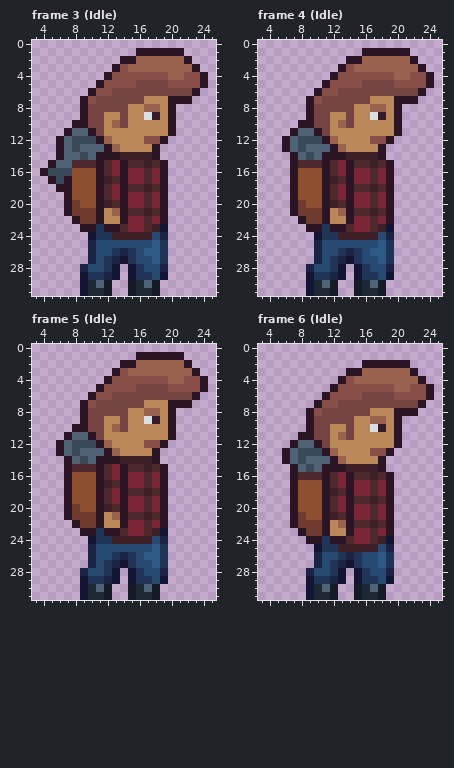
Two versions of one pixel-art file, Aseprite/Player.ase. This is how it looked before the edit.
32x32 pixels, 8 frames. Colours within 5 levels of each other are drawn and written as one. Shown: frame 3 (Idle): x 3..25, y 0..31; frame 4 (Idle): x 3..25, y 0..31; frame 5 (Idle): x 3..25, y 0..31; frame 6 (Idle): x 3..25, y 0..31. The commit also changed other frames, which this record leaves out.
New version:
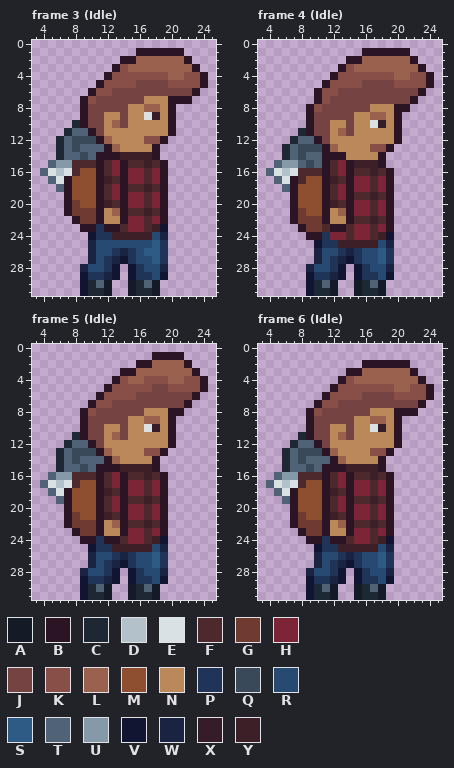
Palette (. is transparent): A #141b27  B #2b1424  C #1e2734  D #b3c2ca  E #dae1e5  F #4d282c  G #6f3b31  H #7b2536  J #754442  K #884e48  L #9b614f  M #8e4e30  N #bb885a  P #203457  Q #3a4959  R #264a71  S #2d5b85  T #506275  U #859aa9  V #121532  W #1b2343  X #361b28  Y #3d1f28
From the commit log: Updated player idle animation
Changes in this commit:
--- frame 3 (Idle)
@@ x 3..10 @@
  9 ......BJ
-10 .....BBJ
-11 ....BTTB
-12 ...BTQQQ
-13 ...BTQTT
-14 ...BTTQT
-15 ..BTTFFF
-16 .BQQQMMM
-17 ..BQBMMM
-18 ...BBMMM
+10 .....CBJ
+11 ....CTTB
+12 ...CTQQQ
+13 ...CTQTT
+14 ...CTTQT
+15 ..TUUFFF
+16 .TEDEFMM
+17 ..TEBMMM
+18 ...TBMMM
 19 ....BMMM
--- frame 4 (Idle)
@@ x 3..25 @@
  6 .......BKKJJJJJJJJJJB..
- 7 ......BKJJJJJJNNNBBB...
- 8 ......BJJJJJNNLLNB.....
- 9 ......BJJNNJNNEXNB.....
-10 .....BBJJNLJNNNNNB.....
-11 ....BTTBJNNNNNNNNB.....
-12 ...BTQQQBLNNNNKKB......
-13 ...BTQTTTBLNNNNB.......
-14 ....BTQTBBBYYYYB.......
-15 ....BFFFBFHBFFYFB......
-16 ....BMMMBFHBHHFHB......
-17 ....BMMMBYFBHHFHB......
-18 ....BMMMBFHBFFYFB......
-19 ....BMMMBFHBHHFHB......
-20 ....BGMMBYFBHHFHB......
-21 ....BGGGBNLBFFYFB......
-22 .....BGGBNNBHHFHB......
-23 ......BBPBBFHHFYV......
-24 .......VPPYYYYYRW......
-25 .......WRRRRRRRSP......
-26 .......WRRPWPRSSP......
+ 7 .......BKJJJJJJJJJJB...
+ 8 ......BKJJJJJJNNNBB....
+ 9 ......BJJJJJNNLLNB.....
+10 ......BJJNNJNNEXNB.....
+11 .....CBJJNLJNNNNNB.....
+12 ....CTTBJNNNNNNNNB.....
+13 ...CTQQQBLNNNNKKB......
+14 ...CTQTTBBBNNNNB.......
+15 ..TUUTQTBFHBYYYB.......
+16 .TEDEFFFBFHBFFYFB......
+17 ..TEBFMMBYFBHHFHB......
+18 ...TBMMMBFHBHHFHB......
+19 ....BMMMBFHBFFYFB......
+20 ....BMMMBYFBHHFHB......
+21 ....BGMMBNLBHHFHB......
+22 ....BGGGBNNBFFYFB......
+23 .....BGGFBBFHHFHB......
+24 ......BBPHHFHHFYV......
+25 .......VPPYYYYYRW......
+26 .......WRRPWPRRSP......
 27 .......WRPWVPRRSP......
--- frame 5 (Idle)
@@ x 3..25 @@
  0 .......................
- 1 .............BBBBBB....
- 2 ...........BBLLLLLLB...
- 3 ..........BKLLLLLLLLB..
- 4 .........BKKKKKKKLLKKB.
- 5 ........BKKKKJJJJKKKKB.
- 6 .......BKKJJJJJJJJJJB..
- 7 ......BKJJJJJJNNNBBB...
- 8 ......BJJJJJNNLLNB.....
- 9 ......BJJNNJNNEXNB.....
-10 .....BBJJNLJNNNNNB.....
-11 ....BTTBJNNNNNNNNB.....
-12 ...BTQQQBLNNNNKKB......
-13 ...BTQTTTBLNNNNB.......
-14 ....BTQTBBBYYYYB.......
-15 ....BFFFBFHBFFYFB......
-16 ....BMMMBFHBHHFHB......
-17 ....BMMMBYFBHHFHB......
-18 ....BMMMBFHBFFYFB......
-19 ....BMMMBFHBHHFHB......
-20 ....BGMMBYFBHHFHB......
-21 ....BGGGBNLBFFYFB......
-22 .....BGGBNNBHHFHB......
-23 ......BBPBBFHHFYV......
-24 .......VPPYYYYYRW......
-25 .......WRRRRRRRSP......
-26 .......WRRPWPRSSP......
+ 1 ...............BBBB....
+ 2 .............BBLLLLB...
+ 3 ...........BBLLLLLLLB..
+ 4 ..........BKLLKKKLLKKB.
+ 5 .........BKKKKKJJKKKKB.
+ 6 ........BKKKKJJJJJJJB..
+ 7 .......BKKJJJJJJJJJB...
+ 8 ......BKJJJJJJNNNBB....
+ 9 ......BJJJJJNNLLNB.....
+10 ......BJJNNJNNEXNB.....
+11 .....CBJJNLJNNNNNB.....
+12 ....CTTBJNNNNNNNNB.....
+13 ...CTQQQBLNNNNKKB......
+14 ...CTQTTTBLNNNNB.......
+15 ...CTTQTBBBYYYYB.......
+16 ..TUUFFFBFHBFFYFB......
+17 .TEDEFMMBFHBHHFHB......
+18 ..TEBMMMBYFBHHFHB......
+19 ...TBMMMBFHBFFYFB......
+20 ....BMMMBFHBHHFHB......
+21 ....BGMMBYFBHHFHB......
+22 ....BGGGBNLBFFYFB......
+23 .....BGGBNNBHHFHB......
+24 ......BBPBBFHHFYV......
+25 .......VPPYYYYYRW......
+26 .......WRRPWPRRSP......
 27 .......WRPWVPRRSP......
--- frame 6 (Idle)
@@ x 3..10 @@
 10 ......BJ
-11 .....BBJ
-12 ....BTTB
-13 ...BTQQQ
-14 ...BTQTT
-15 ....BTQT
-16 ....BFFF
-17 ....BMMM
-18 ....BMMM
-19 ....BMMM
+11 .....CBJ
+12 ....CTTB
+13 ...CTQQQ
+14 ...CTQTT
+15 ...CTTQT
+16 ..TUUFFF
+17 .TEDEFMM
+18 ..TEBMMM
+19 ...TBMMM
 20 ....BMMM
